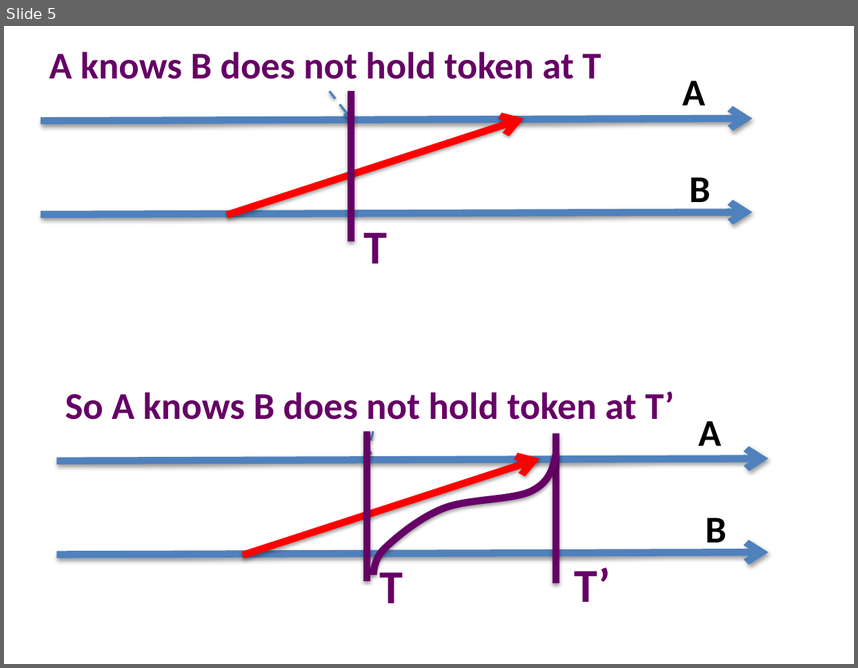
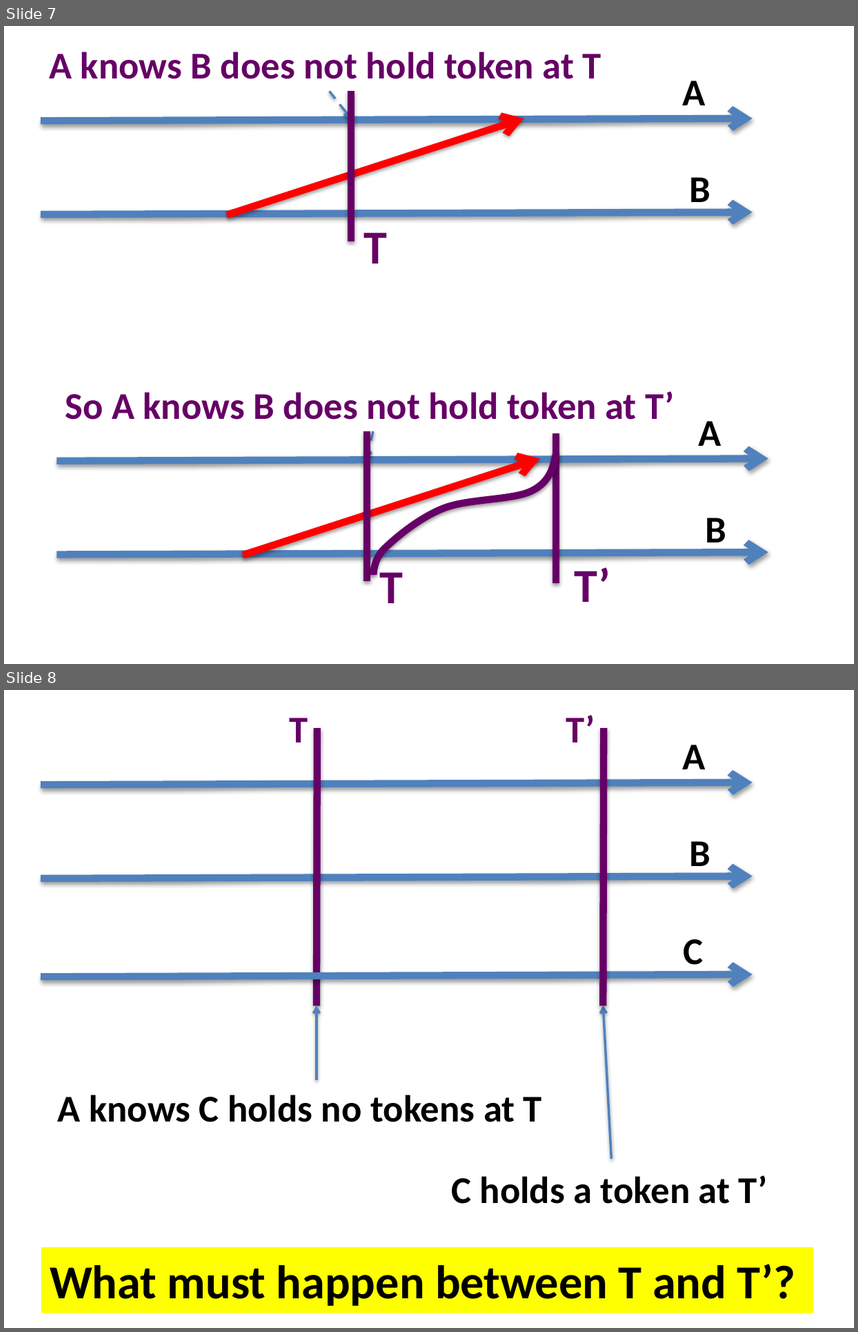
Before and after one commit to kmchandy/kmchandy.github.io, a slide deck: Knowledge/KnowledgeDiagrams.pptx. Shown one above the other, each under a label of ours: slide 5 before the commit, slides 7 and 8 after it. The pictures are 858x668 and 858x1332 pixels, drawn with LibreOffice and Linux fonts; fonts in the diff are those of the drawing. Boxes give left, top, right and bottom in pixels: in the first picture for what was removed or moved away, otherwise in the second. Text is boxed around its words. In the diff, an @@ line names an element or a change of style, - is before the commit and + after.

```diff
--- a/Knowledge/KnowledgeDiagrams.pptx
+++ b/Knowledge/KnowledgeDiagrams.pptx
@@ slide 8 added at [4, 690, 854, 1328], background #FFFFFF @@
@@ text added at [289, 718, 308, 742], 32 pt, text #660066, bold @@
+T
@@ line added from (317, 728) to (317, 1005), #660066 6 pt @@
@@ text added at [566, 715, 595, 742], 32 pt, text #660066, bold @@
+T’
@@ line added from (604, 728) to (604, 1005), #660066 6 pt @@
@@ text added at [682, 745, 705, 769], 32 pt, text #000000, bold @@
+A
@@ arrow added from (41, 785) to (752, 782), #4F81BD 6 pt @@
@@ text added at [689, 841, 711, 875], 32 pt, text #000000, bold @@
+B
@@ arrow added from (41, 879) to (752, 876), #4F81BD 6 pt @@
@@ text added at [683, 939, 703, 974], 32 pt, text #000000, bold @@
+C
@@ arrow added from (41, 976) to (752, 974), #4F81BD 6 pt @@
@@ arrow added from (317, 1080) to (317, 1005), #4F81BD 2 pt @@
@@ arrow added from (612, 1159) to (604, 1005), #4F81BD 2 pt @@
@@ text added at [58, 1094, 542, 1122], 32 pt, text #000000, bold @@
+A knows C holds no tokens at T
@@ text added at [451, 1175, 768, 1203], 32 pt, text #000000, bold @@
+C holds a token at T’
@@ rectangle added at [41, 1247, 813, 1312], fill #FFFF00, 40 pt, text #000000, bold @@
+What must happen between T and T’?
@@ what was slide 5 is now slide 7 @@
```
Also in this commit, not shown: 4 other slides added, 15 other files.
